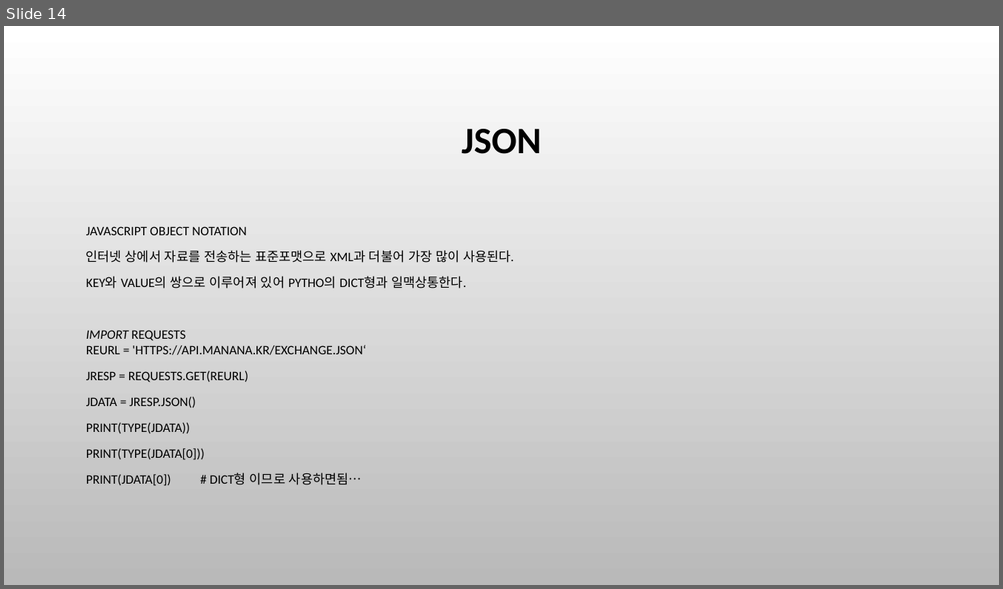
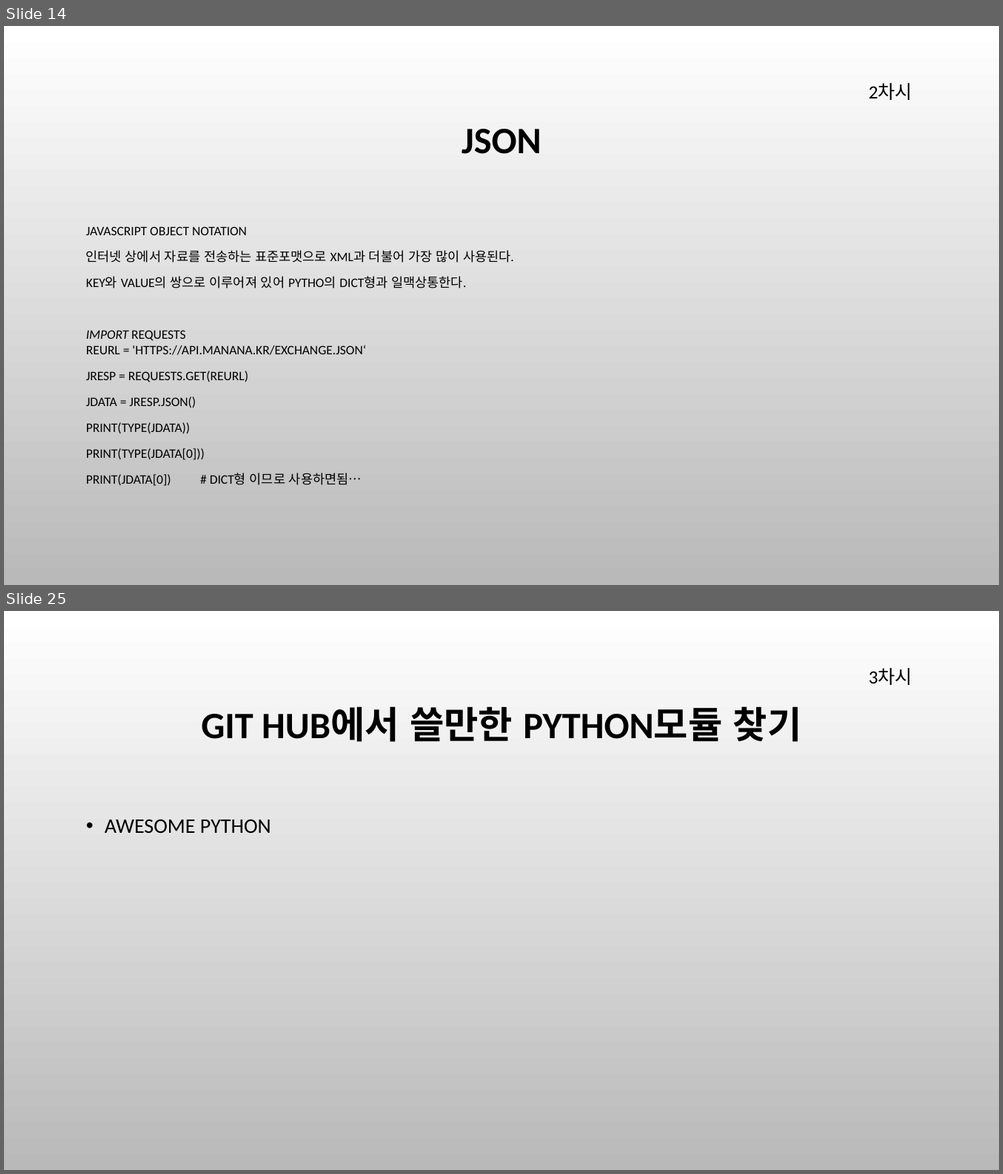
Before and after one commit to cute93/2020_sw_teacher, a slide deck: SW선도교원 연수.pptx. Shown one above the other, each under a label of ours: slide 14 before the commit, slides 14 and 25 after it; the slides between them are not shown. The pictures are 1003x589 and 1003x1174 pixels, drawn with LibreOffice and Linux fonts; fonts in the diff are those of the drawing; background and template pictures are left out. Boxes give left, top, right and bottom in pixels: in the first picture for what was removed or moved away, otherwise in the second. Text is boxed around its words. In the diff, an @@ line names an element or a change of style, - is before the commit and + after.

```diff
--- a/SW선도교원 연수.pptx
+++ b/SW선도교원 연수.pptx
@@ slide 25 added at [4, 611, 999, 1170], background picture (left out) @@
@@ text added at [868, 668, 912, 685], 18 pt, text #000000 @@
+3차시
@@ title added at [201, 706, 802, 742], 36 pt, text #000000, bold @@
+GIT HUB에서 쓸만한 PYTHON모듈 찾기
@@ text added at [105, 820, 271, 833], 20 pt, text #000000 @@
+• AWESOME PYTHON
@@ slide 14 changed as well @@
@@ text added at [868, 83, 912, 100], 18 pt, text #000000 @@
+2차시
```
Also in this commit, not shown: 9 other slides changed, 10 other slides added, 8 other files.
